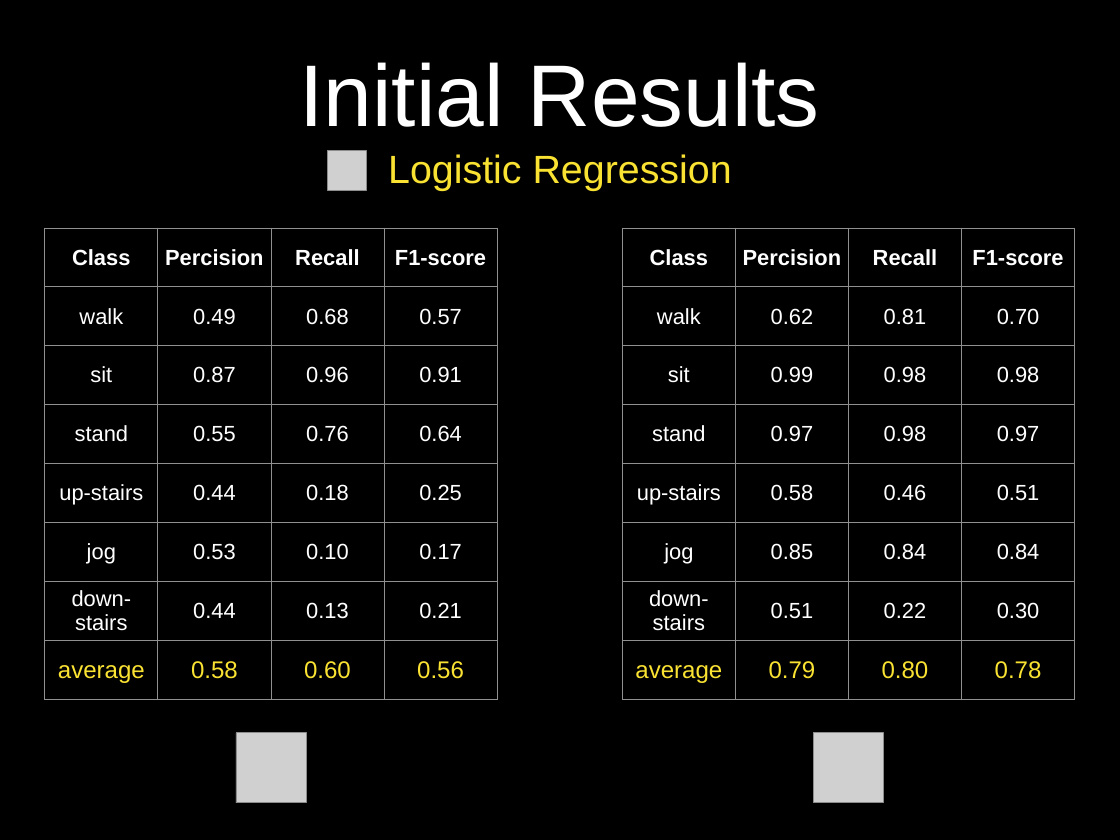
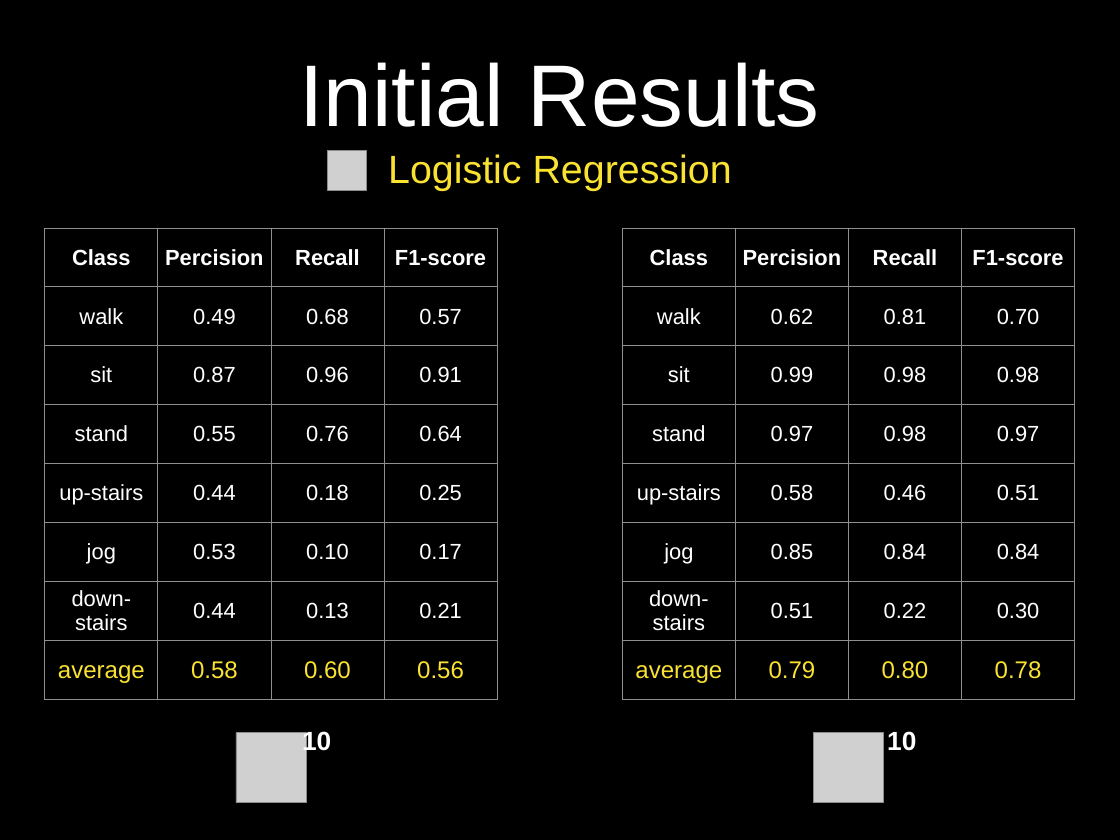
Before and after one commit to idocal/motionsense, a slide deck: slide 10 of presentations/Presentation2.pptx. Drawn at 1120x840 pixels with LibreOffice and Linux fonts; fonts in the diff are those of the drawing; grey boxes stand for pictures; background and template pictures are left out. Boxes give left, top, right and bottom in pixels: in the first picture for what was removed or moved away, otherwise in the second. Text is boxed around its words. In the diff, an @@ line names an element or a change of style, - is before the commit and + after.

```diff
--- a/presentations/Presentation2.pptx
+++ b/presentations/Presentation2.pptx
@@ text added at (302,731,331,755), 24 pt, text #FFFFFF, bold @@
+10
@@ text added at (887,731,916,751), 24 pt, text #FFFFFF, bold @@
+10
```
Also in this commit, not shown: 4 other slides changed, 1 slide added, 1 slide removed, 1 other file.
